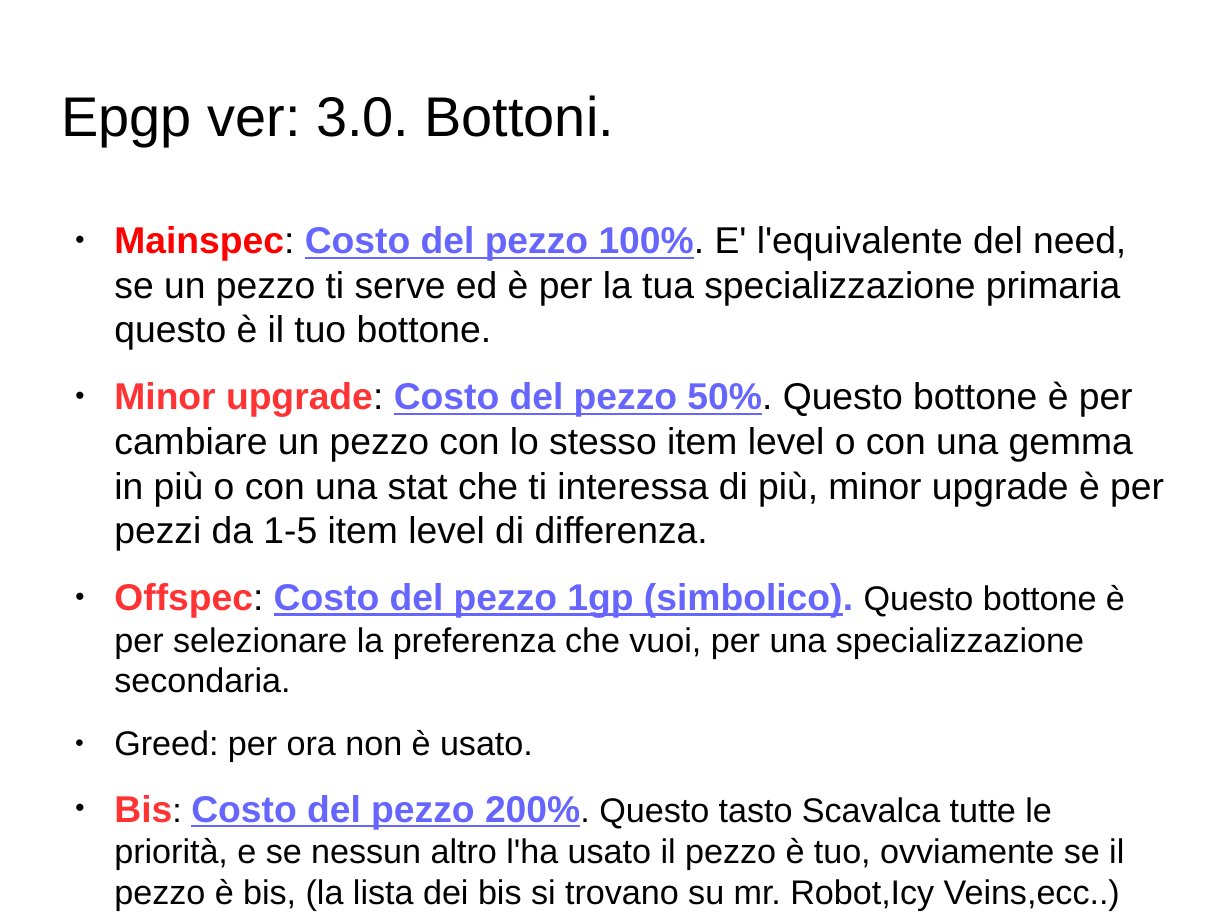
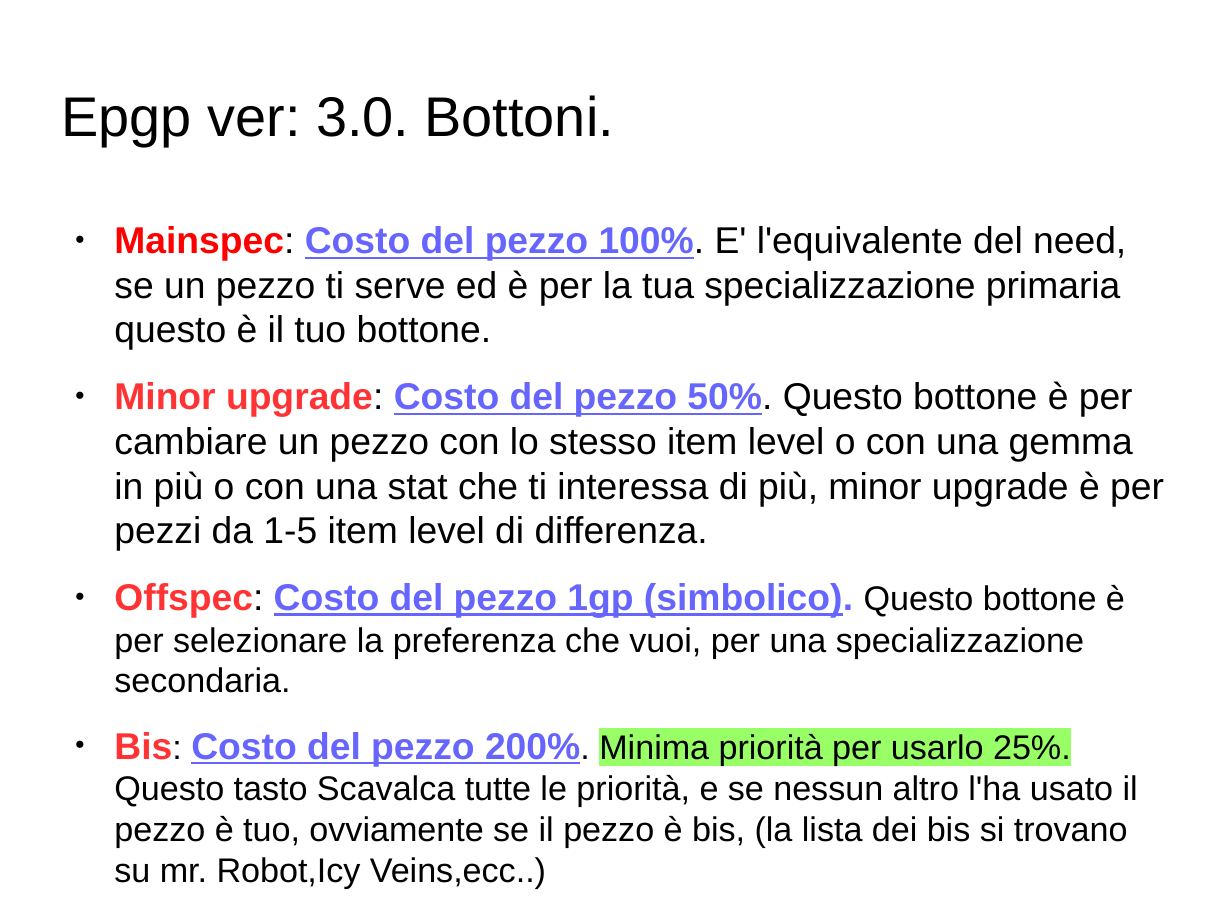
Before and after one commit to roboso/Documenti-della-gilda, a slide deck: slide 4 of epgp/epgp versione 3.2.odp. Drawn at 1232x924 pixels with LibreOffice and Linux fonts; fonts in the diff are those of the drawing; background and template pictures are left out. Boxes give left, top, right and bottom in pixels: in the first picture for what was removed or moved away, otherwise in the second. Text is boxed around its words. In the diff, an @@ line names an element or a change of style, - is before the commit and + after.

Commit message:
Aggiunto priorità minima per bis 25% e cambiato ep per le kill hc e mitiche.

```diff
--- a/epgp/epgp versione 3.2.odp
+++ b/epgp/epgp versione 3.2.odp
@@ text at [114,732,1138,848]: text changed @@
-● Greed: per ora non è usato.
-● Bis: Costo del pezzo 200%. Questo tasto Scavalca tutte le priorità, e se nessun altro l'ha usato il pezzo è tuo, ovviamente se il pezzo è bis, (la lista dei bis si trovano su mr. Robot,Icy Veins,ecc..)
+● Bis: Costo del pezzo 200%. Minima priorità per usarlo 25%. Questo tasto Scavalca tutte le priorità, e se nessun altro l'ha usato il pezzo è tuo, ovviamente se il pezzo è bis, (la lista dei bis si trovano su mr. Robot,Icy Veins,ecc..)
```
Also in this commit, not shown: 5 other slides changed, 2 other files.
